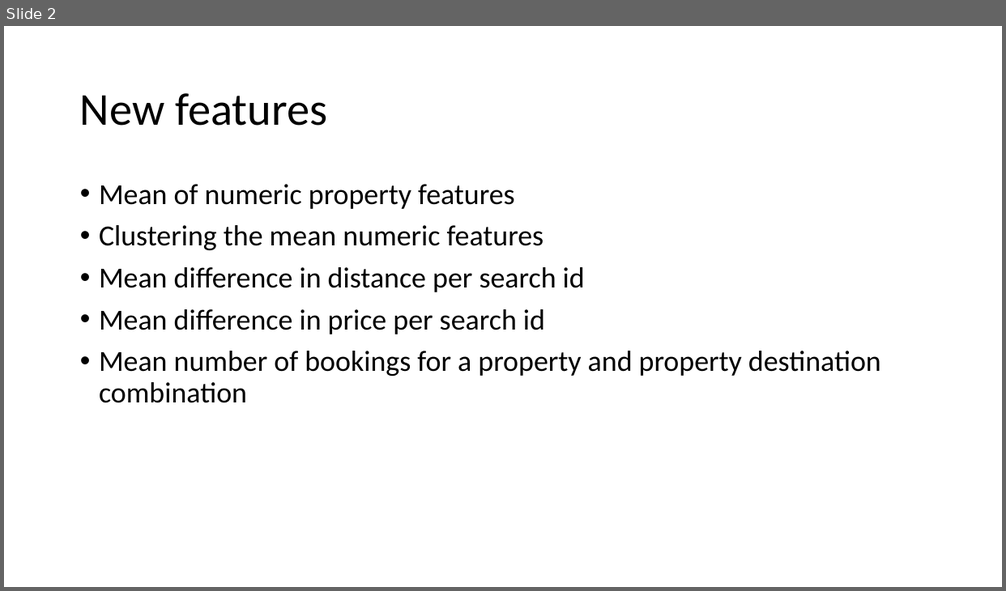
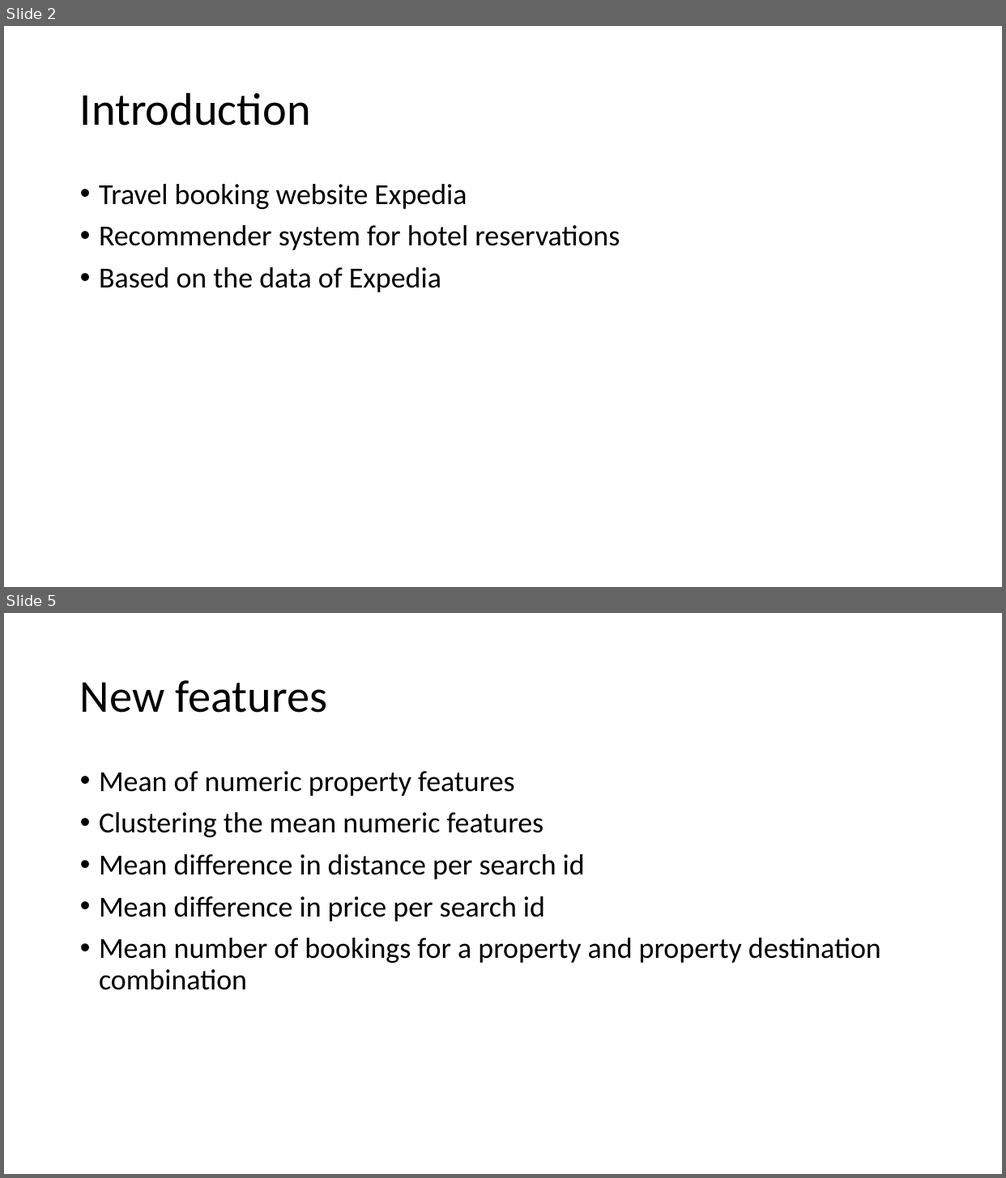
Before and after one commit to cathytoli/DMT, a slide deck: presentatie_cathyRens.pptx. Shown one above the other, each under a label of ours: slide 2 before the commit, slides 2 and 5 after it; the slides between them are not shown. The pictures are 1006x591 and 1006x1178 pixels, drawn with LibreOffice and Linux fonts; fonts in the diff are those of the drawing. Boxes give left, top, right and bottom in pixels: in the first picture for what was removed or moved away, otherwise in the second. Text is boxed around its words. In the diff, an @@ line names an element or a change of style, - is before the commit and + after.

```diff
--- a/presentatie_cathyRens.pptx
+++ b/presentatie_cathyRens.pptx
@@ slide 2 added at (x1=4, y1=26, x2=1002, y2=587), background #FFFFFF @@
@@ title added at (x1=80, y1=92, x2=311, y2=126), 44 pt, text #000000 @@
+Introduction
@@ text added at (x1=99, y1=184, x2=620, y2=292), 28 pt, text #000000 @@
+• Travel booking website Expedia
+• Recommender system for hotel reservations
+• Based on the data of Expedia
@@ what was slide 2 is now slide 5 @@
```
Also in this commit, not shown: 4 other slides added, 1 slide removed.
